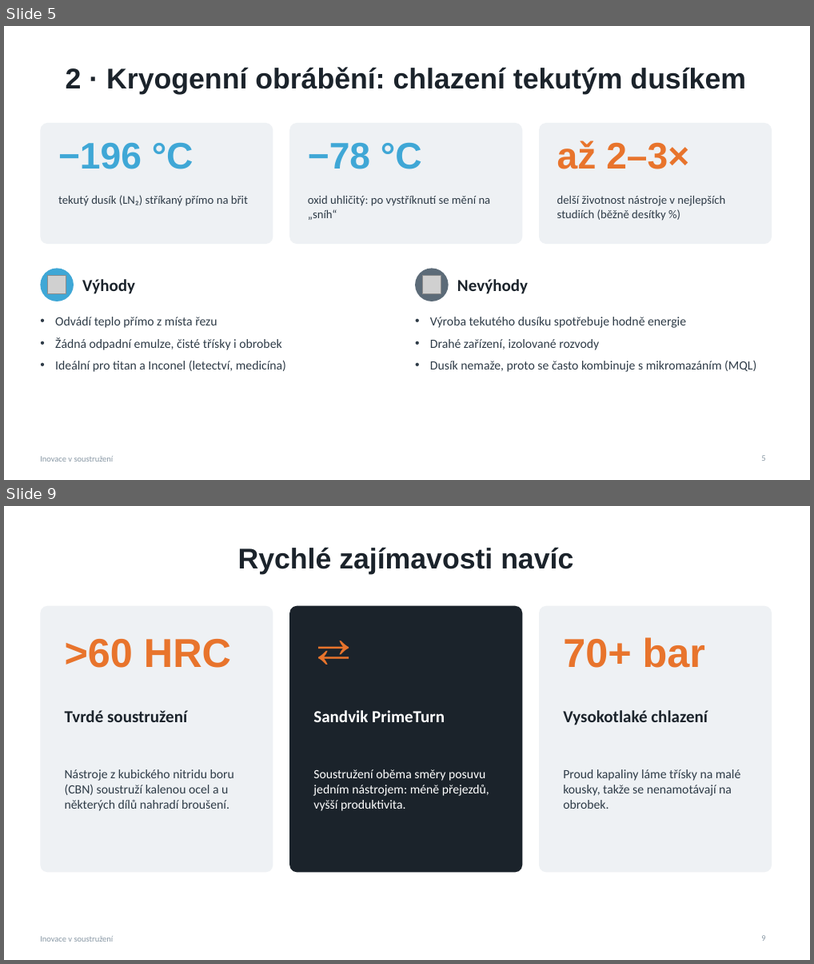
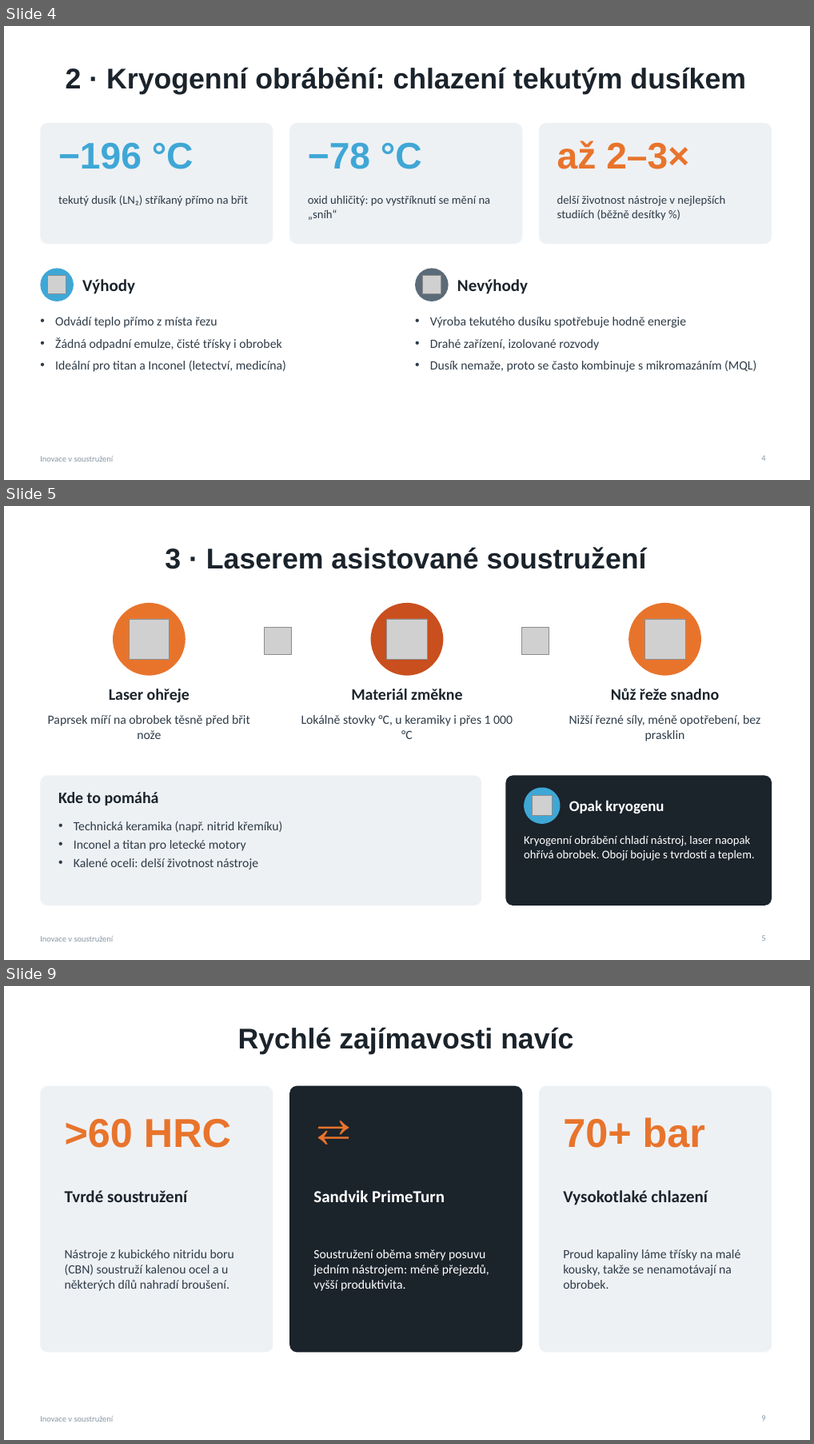
Before and after one commit to dodgeandroll/lol, a slide deck: Inovace_v_soustruzeni.pptx. Shown one above the other, each under a label of ours: slides 5 and 9 before the commit, slides 4, 5 and 9 after it; the slides between them are not shown. The pictures are 814x964 and 814x1444 pixels, drawn with LibreOffice and Linux fonts; fonts in the diff are those of the drawing; grey boxes stand for pictures. Boxes give left, top, right and bottom in pixels: in the first picture for what was removed or moved away, otherwise in the second. Text is boxed around its words. In the diff, an @@ line names an element or a change of style, - is before the commit and + after.

```diff
--- a/Inovace_v_soustruzeni.pptx
+++ b/Inovace_v_soustruzeni.pptx
@@ slide 5 added at [4, 506, 810, 960], background #FFFFFF; not listed: 1 template element that a slide beside it also shows @@
@@ title added at [165, 547, 647, 569], 34 pt, text #1B232B, bold @@
+3 · Laserem asistované soustružení
@@ ellipse added at [113, 603, 186, 676], fill #E8742C @@
@@ picture added at [129, 619, 169, 659] @@
@@ ellipse added at [371, 603, 444, 676], fill #C94F1E @@
@@ picture added at [387, 619, 427, 659] @@
@@ ellipse added at [629, 603, 702, 676], fill #E8742C @@
@@ picture added at [646, 619, 686, 659] @@
@@ picture added at [264, 627, 291, 654] @@
@@ picture added at [522, 627, 550, 654] @@
@@ text added at [109, 688, 190, 703], 19 pt, text #1B232B, bold @@
+Laser ohřeje
@@ text added at [351, 688, 462, 700], 19 pt, text #1B232B, bold @@
+Materiál změkne
@@ text added at [611, 688, 720, 700], 19 pt, text #1B232B, bold @@
+Nůž řeže snadno
@@ text added at [48, 715, 250, 739], 15 pt, text #2E3B47 @@
+Paprsek míří na obrobek těsně před břit nože
@@ text added at [302, 715, 513, 739], 15 pt, text #2E3B47 @@
+Lokálně stovky °C, u keramiky i přes 1 000 °C
@@ text added at [570, 715, 761, 741], 15 pt, text #2E3B47 @@
+Nižší řezné síly, méně opotřebení, bez prasklin
@@ rounded rectangle added at [40, 776, 482, 905], fill #EEF1F4 @@
@@ text added at [58, 792, 159, 805], 19 pt, text #1B232B, bold @@
+Kde to pomáhá
@@ rounded rectangle added at [506, 776, 772, 905], fill #1B232B @@
@@ ellipse added at [524, 788, 561, 824], fill #3FA7D6 @@
@@ picture added at [532, 795, 553, 816] @@
@@ text added at [570, 800, 664, 814], 18 pt, text #FFFFFF, bold @@
+Opak kryogenu
@@ text added at [74, 821, 282, 869], 15 pt, text #2E3B47 @@
+• Technická keramika (např. nitrid křemíku)
+• Inconel a titan pro letecké motory
+• Kalené oceli: delší životnost nástroje
@@ text added at [524, 835, 755, 860], 14 pt, text #FFFFFF @@
+Kryogenní obrábění chladí nástroj, laser naopak ohřívá obrobek. Obojí bojuje s tvrdostí a teplem.
@@ page number added at [762, 935, 766, 940], 10 pt, text #8A99A6 @@
+5
@@ what was slide 5 is now slide 4 @@
@@ page number at [762, 455, 766, 460]: text changed @@
-5
+4
```
Also in this commit, not shown: 4 slides changed, 1 other slide added, 2 slides removed.
